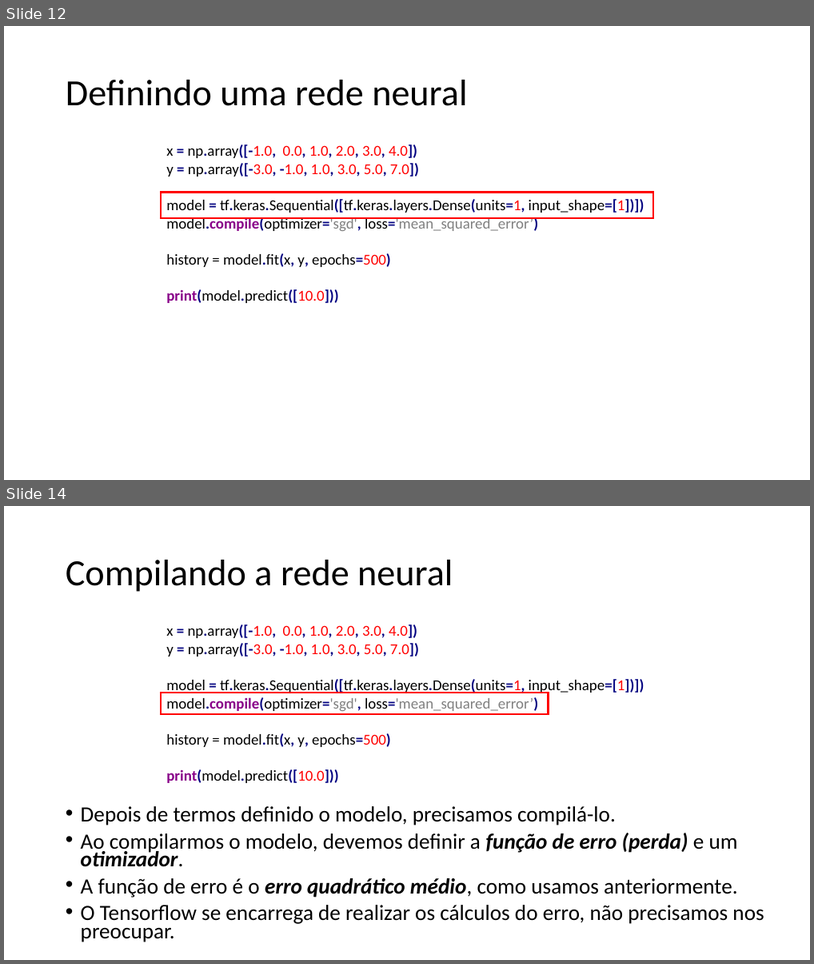
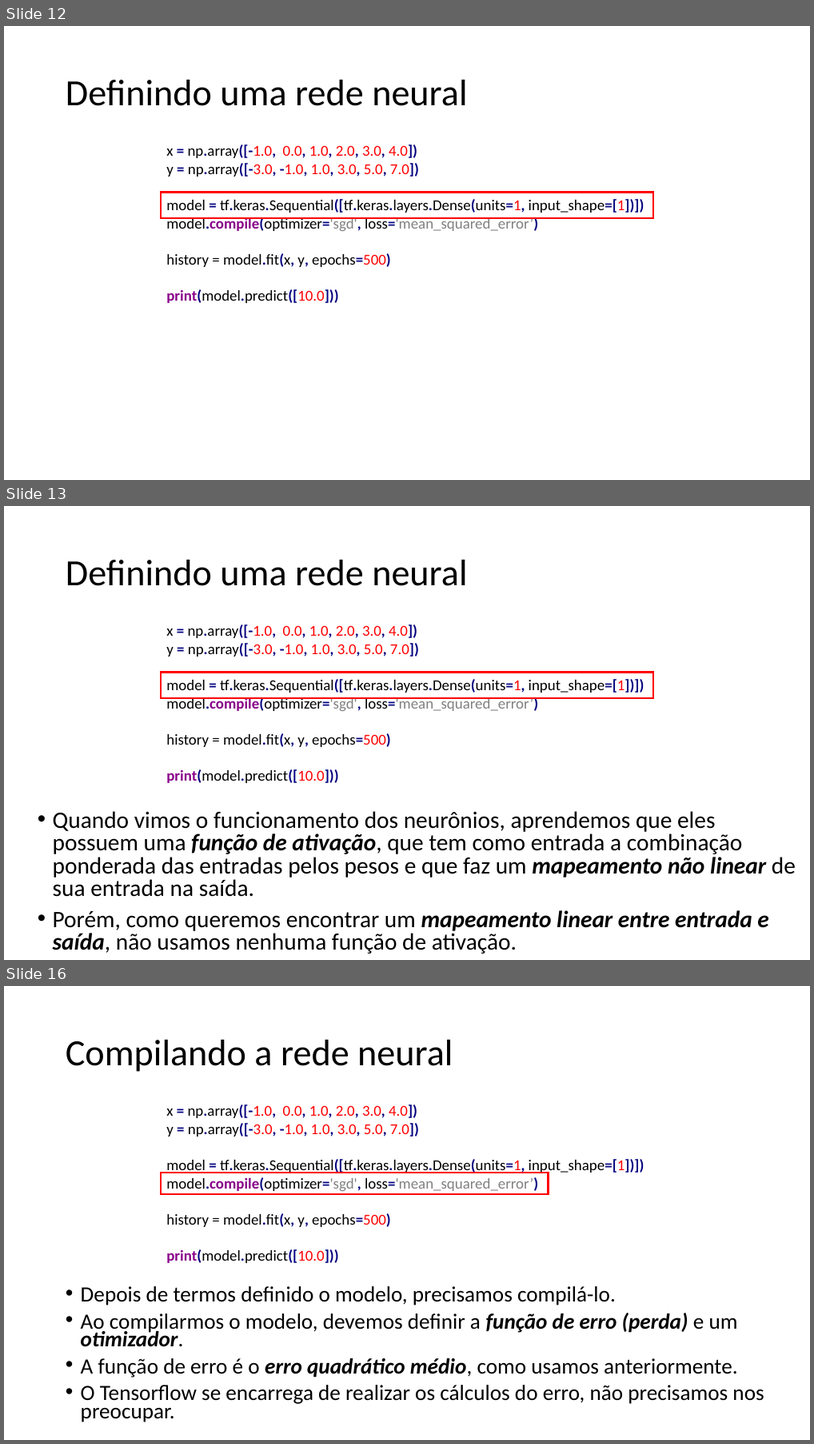
Before and after one commit to zz4fap/tp557-iot-ml, a slide deck: slides/TP557_7_Regressão_com_DNNs.pptx. Shown one above the other, each under a label of ours: slides 12 and 14 before the commit, slides 12, 13 and 16 after it; the slides between them are not shown. The pictures are 814x964 and 814x1444 pixels, drawn with LibreOffice and Linux fonts; fonts in the diff are those of the drawing; grey boxes stand for pictures. Boxes give left, top, right and bottom in pixels: in the first picture for what was removed or moved away, otherwise in the second. Text is boxed around its words. In the diff, an @@ line names an element or a change of style, - is before the commit and + after.

Commit message:
update of slides

```diff
--- a/slides/TP557_7_Regressão_com_DNNs.pptx
+++ b/slides/TP557_7_Regressão_com_DNNs.pptx
@@ slide 13 added at <box>4,506,810,960</box>, background #FFFFFF @@
@@ title added at <box>66,560,467,586</box>, 44 pt, text #000000 @@
+Definindo uma rede neural
@@ text added at <box>166,624,645,783</box>, 18 pt, text #000000 @@
+x = np.array([-1.0, 0.0, 1.0, 2.0, 3.0, 4.0])
+y = np.array([-3.0, -1.0, 1.0, 3.0, 5.0, 7.0])
+model = tf.keras.Sequential([tf.keras.layers.Dense(units=1, input_shape=[1])])
+model.compile(optimizer='sgd', loss='mean_squared_error’)
+history = model.fit(x, y, epochs=500)
+print(model.predict([10.0]))
@@ rectangle added at <box>161,672,654,698</box>, outline #FF0000 2.25 pt @@
@@ text added at <box>53,811,796,953</box>, 28 pt, text #000000 @@
+• Quando vimos o funcionamento dos neurônios, aprendemos que eles possuem uma função de ativação, que tem como entrada a combinação ponderada das entradas pelos pesos e que faz um mapeamento não linear de sua entrada na saída.
+• Porém, como queremos encontrar um mapeamento linear entre entrada e saída, não usamos nenhuma função de ativação.
@@ what was slide 14 is now slide 16 @@
```
Also in this commit, not shown: 1 slide changed, 1 other slide added, 1 other file.
